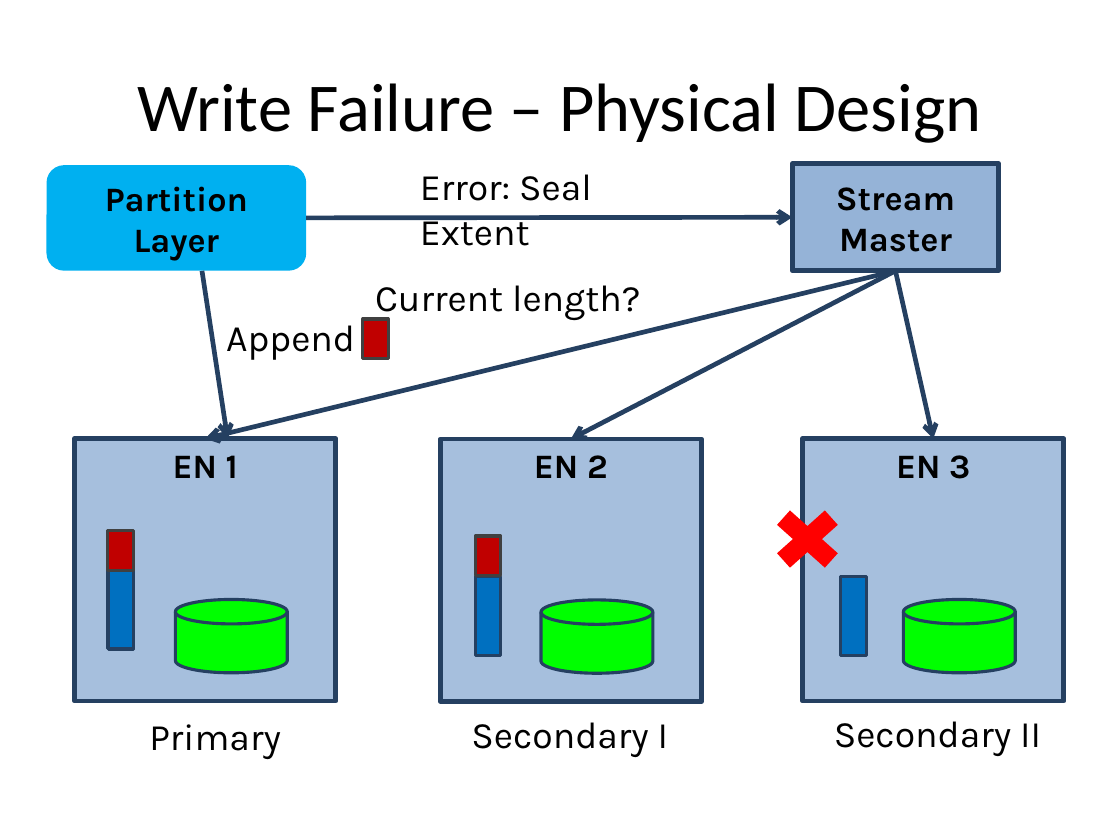
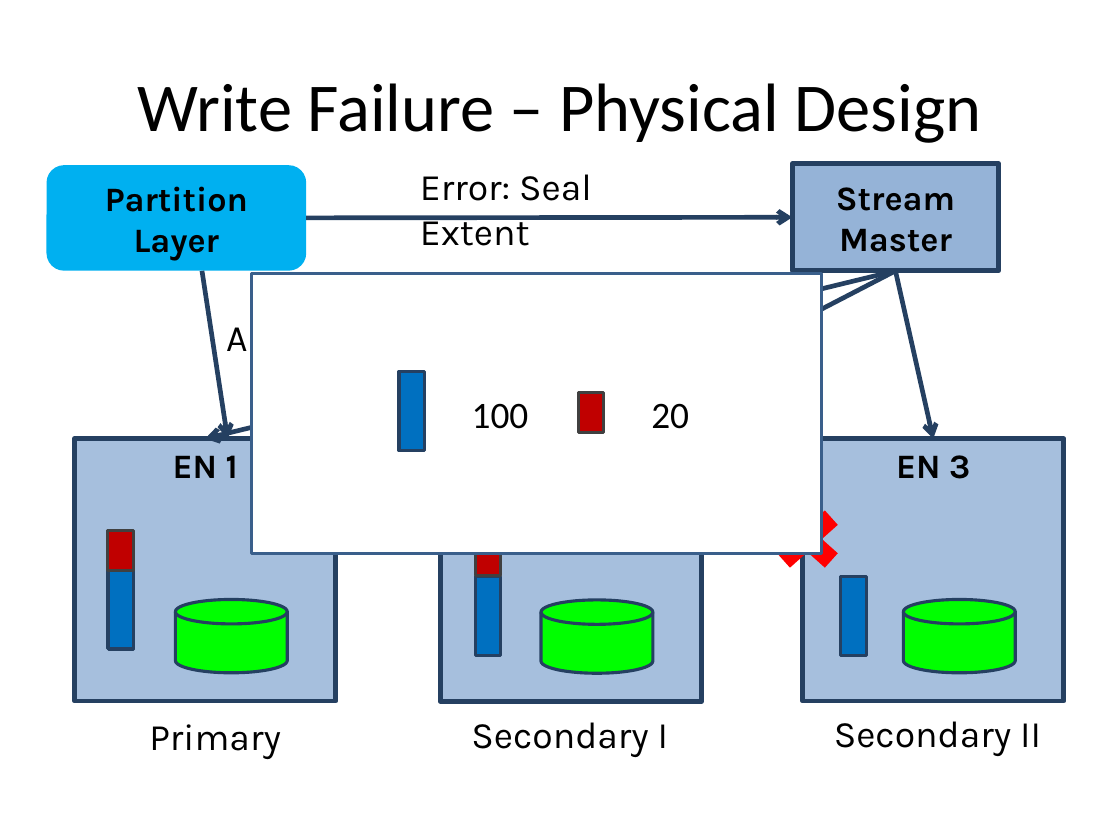
Before and after one commit to pnquanganh/distributed-storage-system, a slide deck: slide 5 of Paper Presentation/Stream Layer.pptx (slide 6 before the commit). Drawn at 1120x840 pixels with LibreOffice and Linux fonts; fonts in the diff are those of the drawing. Boxes give left, top, right and bottom in pixels: in the first picture for what was removed or moved away, otherwise in the second. Text is boxed around its words. In the diff, an @@ line names an element or a change of style, - is before the commit and + after.

```diff
--- a/Paper Presentation/Stream Layer.pptx
+++ b/Paper Presentation/Stream Layer.pptx
@@ rectangle: place and size @@
-rectangle at [363,319,389,358]
+rectangle at [578,392,604,431]
@@ group added at [251,273,821,553]: 2 rectangles, 2 texts @@
+100
+20
@@ text in rectangle at [534,455,608,478]: text removed @@
-EN 2
```
Also in this commit, not shown: 1 other slide changed, 1 slide removed.
